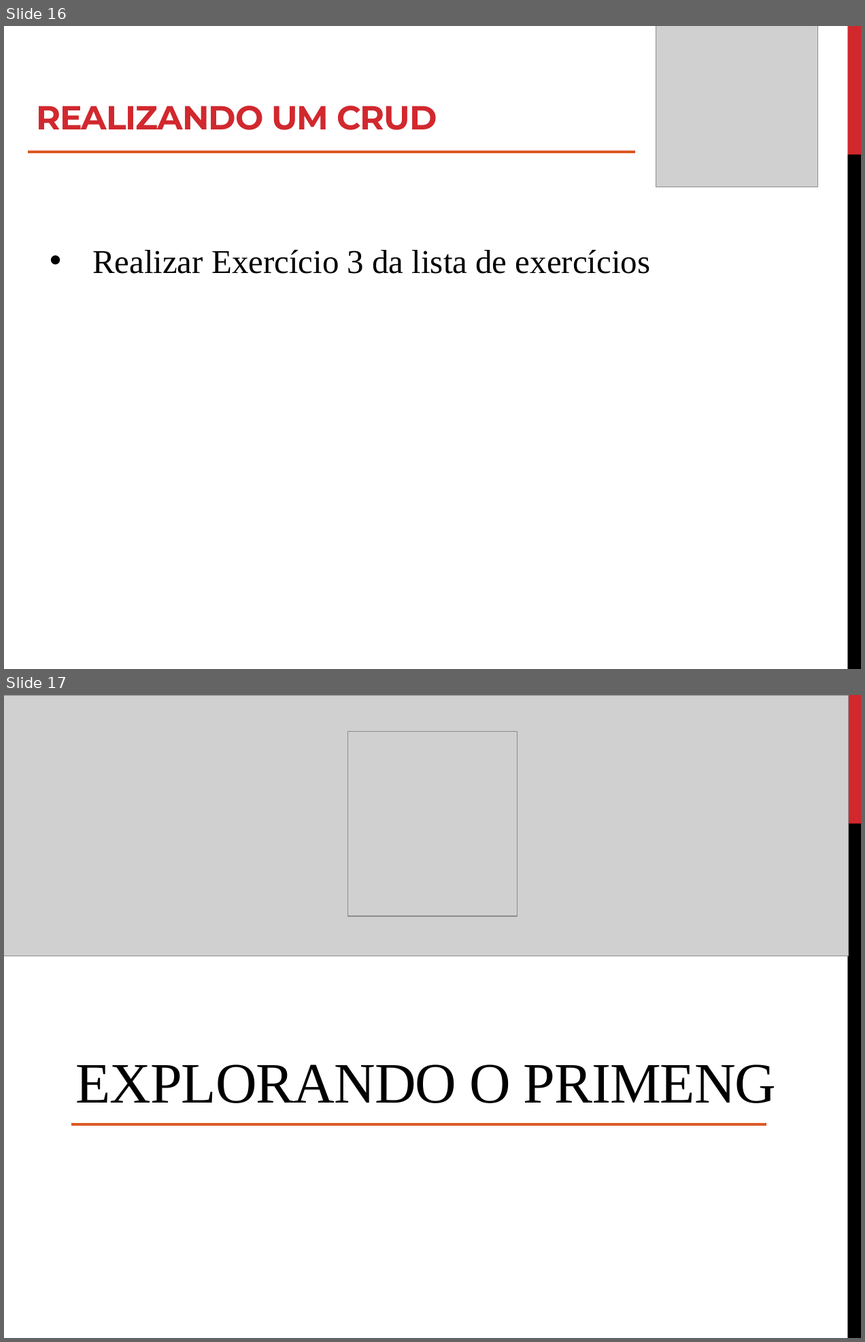
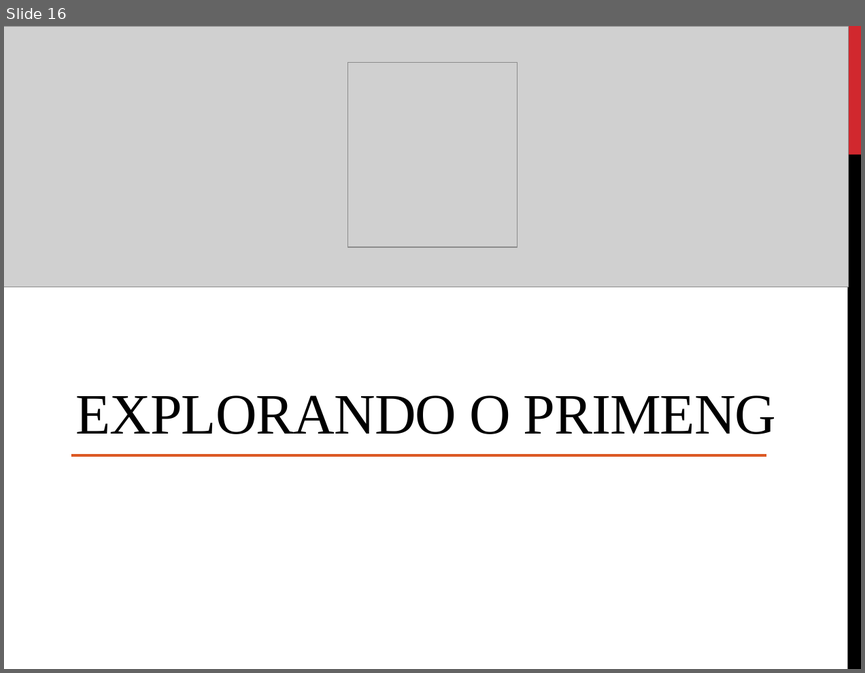
Before and after one commit to roney-amorim/workshop-angular, a slide deck: Módulo 2/Modulo 2.pptx. Shown one above the other, each under a label of ours: slides 16 and 17 before the commit, slide 16 after it. The pictures are 865x1342 and 865x673 pixels, drawn with LibreOffice and Linux fonts; fonts in the diff are those of the drawing; grey boxes stand for pictures. Boxes give left, top, right and bottom in pixels: in the first picture for what was removed or moved away, otherwise in the second. Text is boxed around its words. In the diff, an @@ line names an element or a change of style, - is before the commit and + after.

```diff
--- a/Módulo 2/Modulo 2.pptx
+++ b/Módulo 2/Modulo 2.pptx
@@ slide 16 removed at (x1=4, y1=26, x2=861, y2=669), background #FFFFFF; not listed: 2 template elements that a slide beside it also shows @@
@@ picture removed at (x1=656, y1=26, x2=818, y2=186) @@
@@ title removed at (x1=36, y1=106, x2=437, y2=130) @@
-REALIZANDO UM CRUD
@@ line removed from (28, 152) to (634, 152) @@
@@ text removed at (x1=92, y1=250, x2=650, y2=274) @@
-• Realizar Exercício 3 da lista de exercícios
@@ what was slide 17 is now slide 16 @@
```
Also in this commit, not shown: 16 slides changed, 2 slides added, 1 other slide removed, 7 other files.
